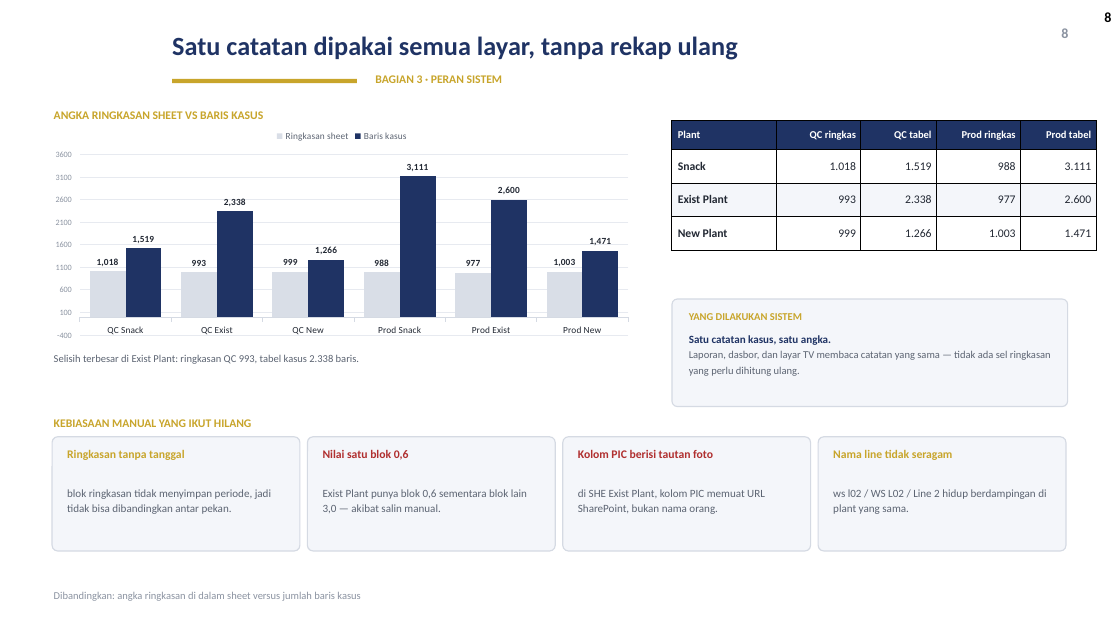
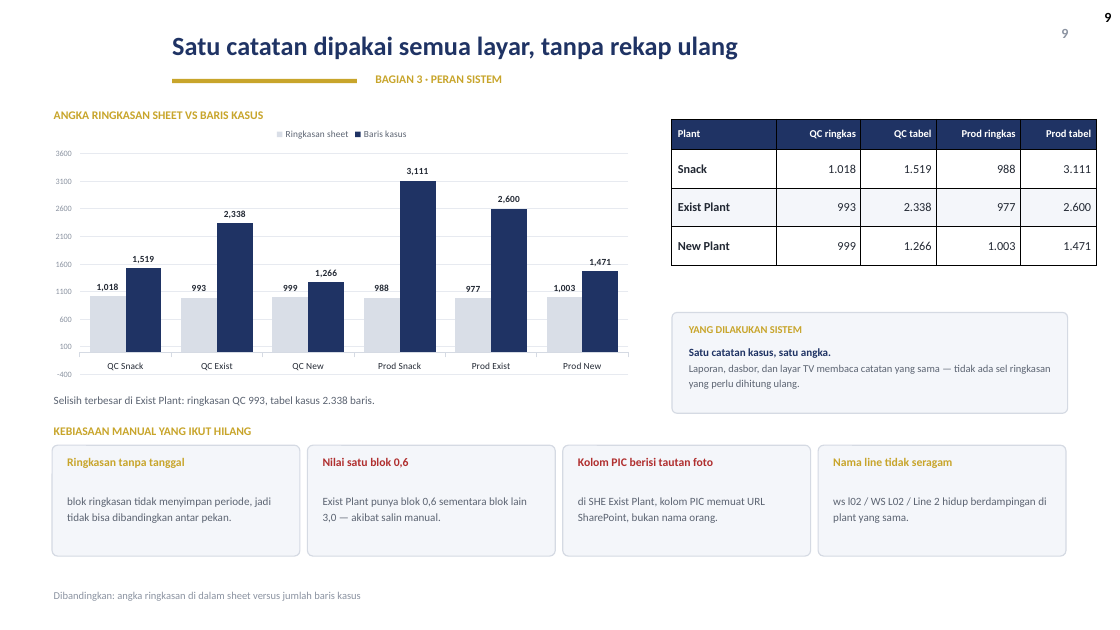
Before and after one commit to GalaxyDust/DailyMonitoringSystem_App, a slide deck: slide 9 of docs/DMS_Digitalisasi_v1.pptx (slide 8 before the commit). Drawn at 1120x630 pixels with LibreOffice and Linux fonts; fonts in the diff are those of the drawing; background and template pictures are left out. Boxes give left, top, right and bottom in pixels: in the first picture for what was removed or moved away, otherwise in the second. Text is boxed around its words. In the diff, an @@ line names an element or a change of style, - is before the commit and + after.

Commit message:
docs(ppt): pakai foto asli papan DMS Factory 10 dan rapikan tata letak slide

```diff
--- a/docs/DMS_Digitalisasi_v1.pptx
+++ b/docs/DMS_Digitalisasi_v1.pptx
@@ page number at (1104, 13, 1111, 22): text changed @@
-8
+9
@@ column chart: place and size @@
-column chart at (44, 121, 640, 344)
+column chart at (44, 119, 640, 385)
@@ table at (672, 119, 1096, 266) @@
@@ size 10 to 10.5 pt in "Snack", "1.018", "1.519", "988" and 11 more places @@
@@ rounded rectangle: place and size @@
-rounded rectangle at (672, 299, 1068, 407)
+rounded rectangle at (672, 313, 1068, 413)
@@ text "YANG DILAKUKAN SISTEM": place and size @@
-text "YANG DILAKUKAN SISTEM" at (689, 313, 802, 320)
+text "YANG DILAKUKAN SISTEM" at (689, 326, 802, 333)
@@ text "Satu catatan kasus, satu angka.": place and size @@
-text "Satu catatan kasus, satu angka." at (689, 335, 1051, 376)
+text "Satu catatan kasus, satu angka." at (689, 348, 1051, 389)
@@ text "Selisih terbesar di Exist Plant: ...": place and size @@
-text "Selisih terbesar di Exist Plant: ..." at (54, 354, 359, 364)
+text "Selisih terbesar di Exist Plant: ..." at (54, 396, 375, 406)
@@ text "Selisih terbesar di Exist Plant: ..." at (54, 396, 375, 406): size 9 to 9.5 pt @@
@@ 9 texts, 4 rounded rectangles: place and size @@
-9 texts, 4 rounded rectangles at (52, 419, 1066, 551)
+9 texts, 4 rounded rectangles at (52, 427, 1066, 556)
```
Also in this commit, not shown: 12 other slides changed, 1 slide added, 4 other files.
